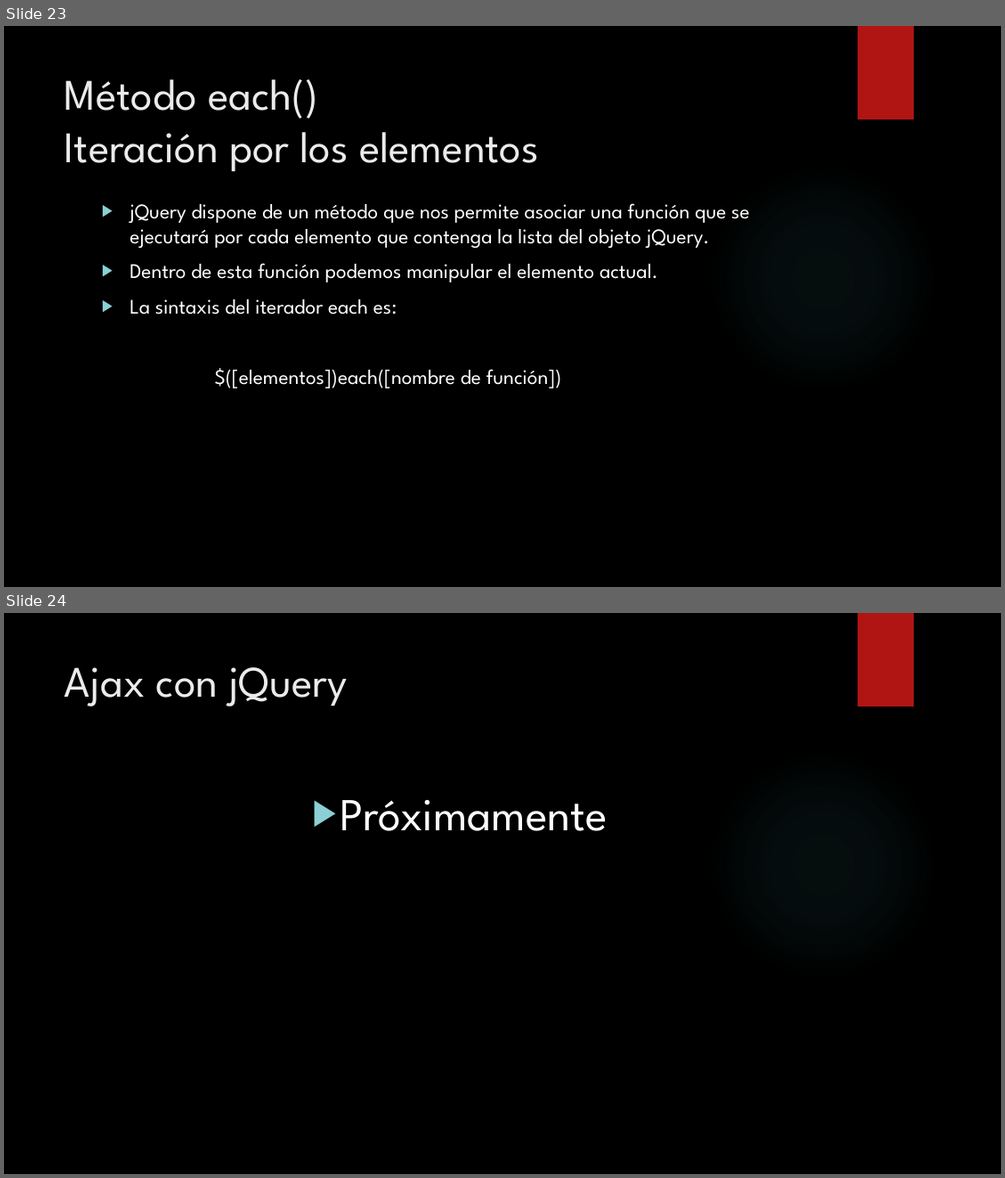
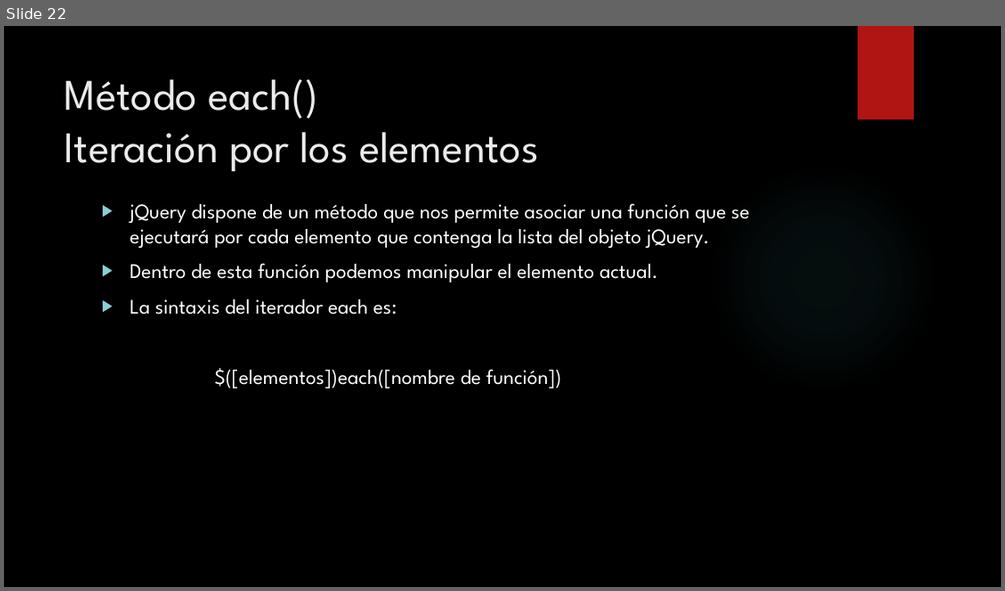
Before and after one commit to yamicamera/cursoJS, a slide deck: JQuery.pptx. Shown one above the other, each under a label of ours: slides 23 and 24 before the commit, slide 22 after it. The pictures are 1005x1178 and 1005x591 pixels, drawn with LibreOffice and Linux fonts; fonts in the diff are those of the drawing; background and template pictures are left out. Boxes give left, top, right and bottom in pixels: in the first picture for what was removed or moved away, otherwise in the second. Text is boxed around its words. In the diff, an @@ line names an element or a change of style, - is before the commit and + after.

```diff
--- a/JQuery.pptx
+++ b/JQuery.pptx
@@ slide 24 removed at [4, 613, 1001, 1174], background picture (left out); not listed: 2 template elements that a slide beside it also shows @@
@@ title removed at [65, 667, 347, 706] @@
-Ajax con jQuery
@@ text removed at [340, 800, 607, 831] @@
-▶ Próximamente
@@ what was slide 23 is now slide 22 @@
```
Also in this commit, not shown: 9 slides added, 2 other slides removed.
